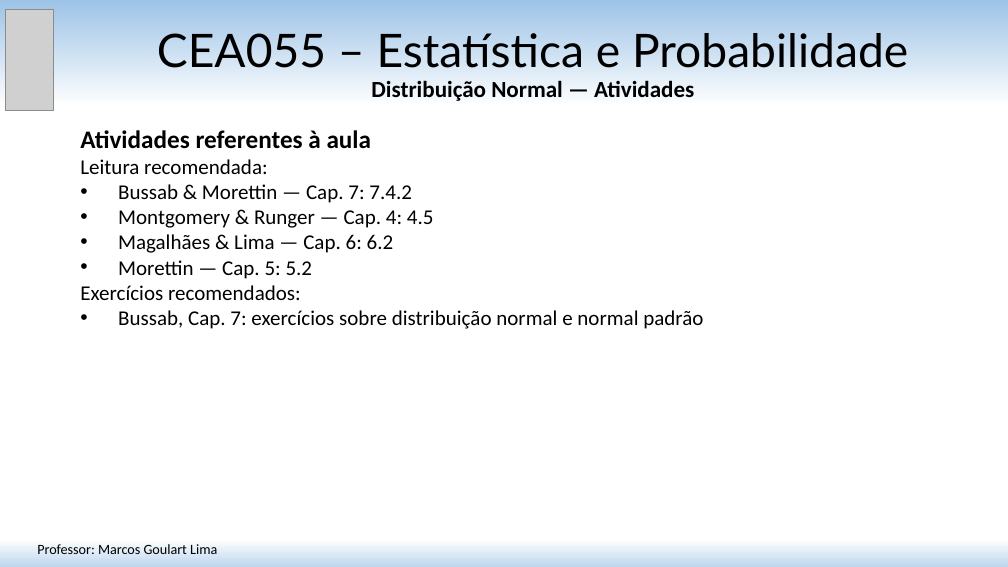
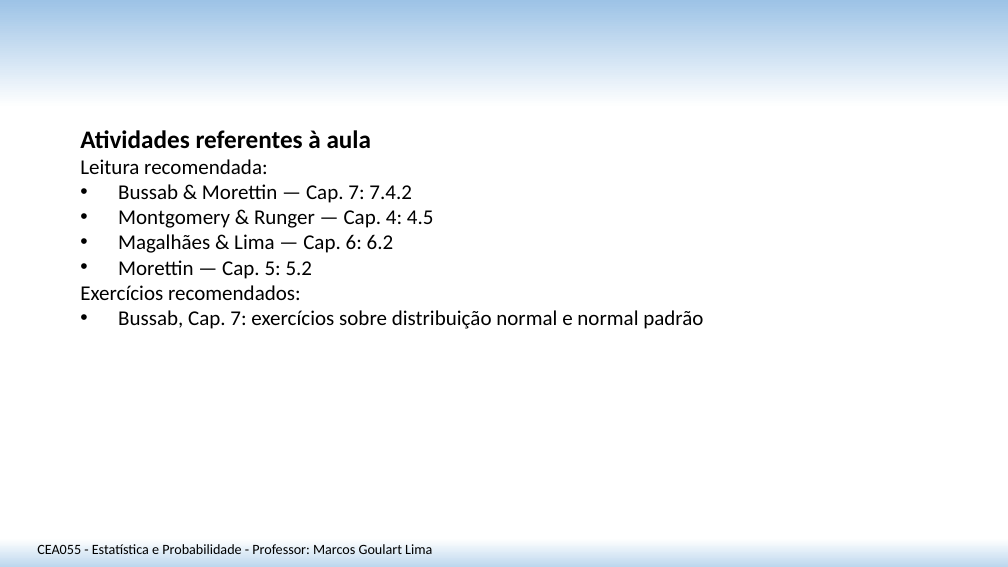
Before and after one commit to matmarcos/minhas-aulas, a slide deck: slide 23 of content/2026-2/cea055-estatistica-probabilidade/13-modelos-continuos-ii-normal/Aula_13_Modelos_Continuos_II_Normal.pptx. Drawn at 1008x567 pixels with LibreOffice and Linux fonts; fonts in the diff are those of the drawing; grey boxes stand for pictures. Boxes give left, top, right and bottom in pixels: in the first picture for what was removed or moved away, otherwise in the second. Text is boxed around its words. In the diff, an @@ line names an element or a change of style, - is before the commit and + after.

```diff
--- a/content/2026-2/cea055-estatistica-probabilidade/13-modelos-continuos-ii-normal/Aula_13_Modelos_Continuos_II_Normal.pptx
+++ b/content/2026-2/cea055-estatistica-probabilidade/13-modelos-continuos-ii-normal/Aula_13_Modelos_Continuos_II_Normal.pptx
@@ picture removed at [5,9,54,110] @@
@@ title removed at [157,33,908,101] @@
-CEA055 – Estatística e Probabilidade
-Distribuição Normal — Atividades
@@ text at [37,544,432,554]: text changed @@
-Professor: Marcos Goulart Lima
+CEA055 - Estatística e Probabilidade - Professor: Marcos Goulart Lima
```
Also in this commit, not shown: 21 other slides changed, 19 other files.
